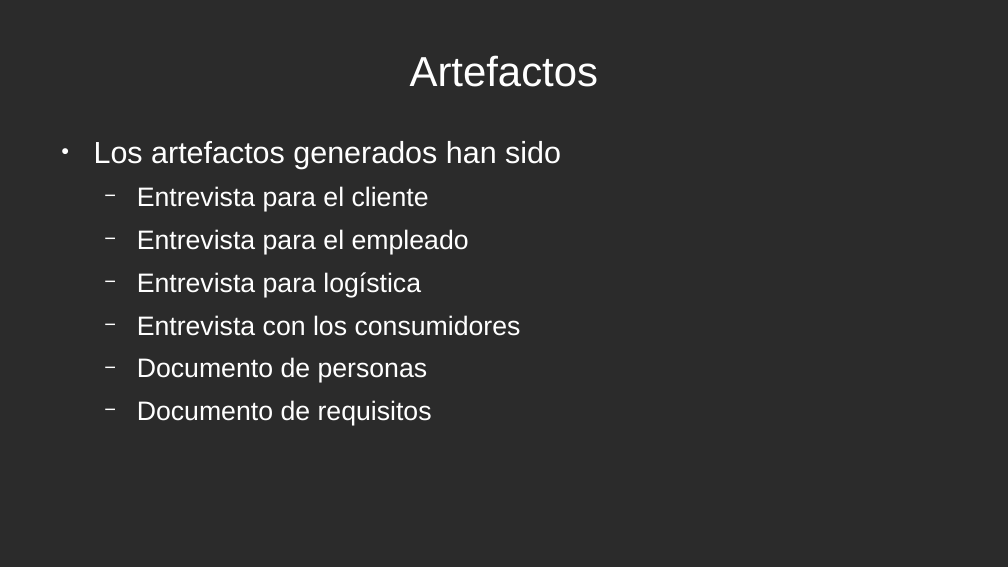
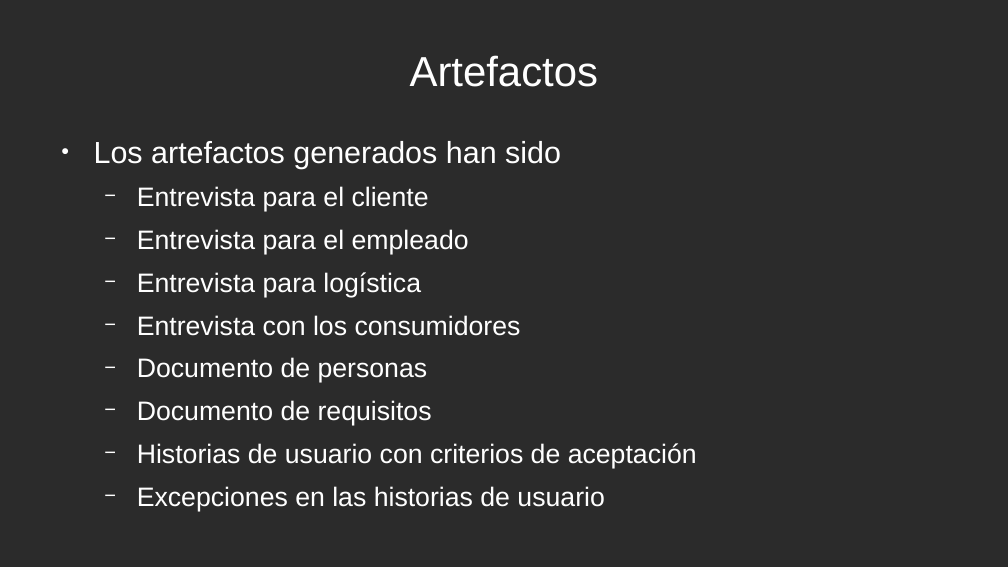
Before and after one commit to kevinbasto/documentos_ihc, a slide deck: slide 17 of primera entrega/primera entrega.odp. Drawn at 1008x567 pixels with LibreOffice and Linux fonts; fonts in the diff are those of the drawing; background and template pictures are left out; a plain dark background stands for a picture behind light text. Boxes give left, top, right and bottom in pixels: in the first picture for what was removed or moved away, otherwise in the second. Text is boxed around its words. In the diff, an @@ line names an element or a change of style, - is before the commit and + after.

```diff
--- a/primera entrega/primera entrega.odp
+++ b/primera entrega/primera entrega.odp
@@ text at [137, 443, 697, 511]: paragraphs added @@
+  − Historias de usuario con criterios de aceptación
+  − Excepciones en las historias de usuario
```
Also in this commit, not shown: 3 other files.
